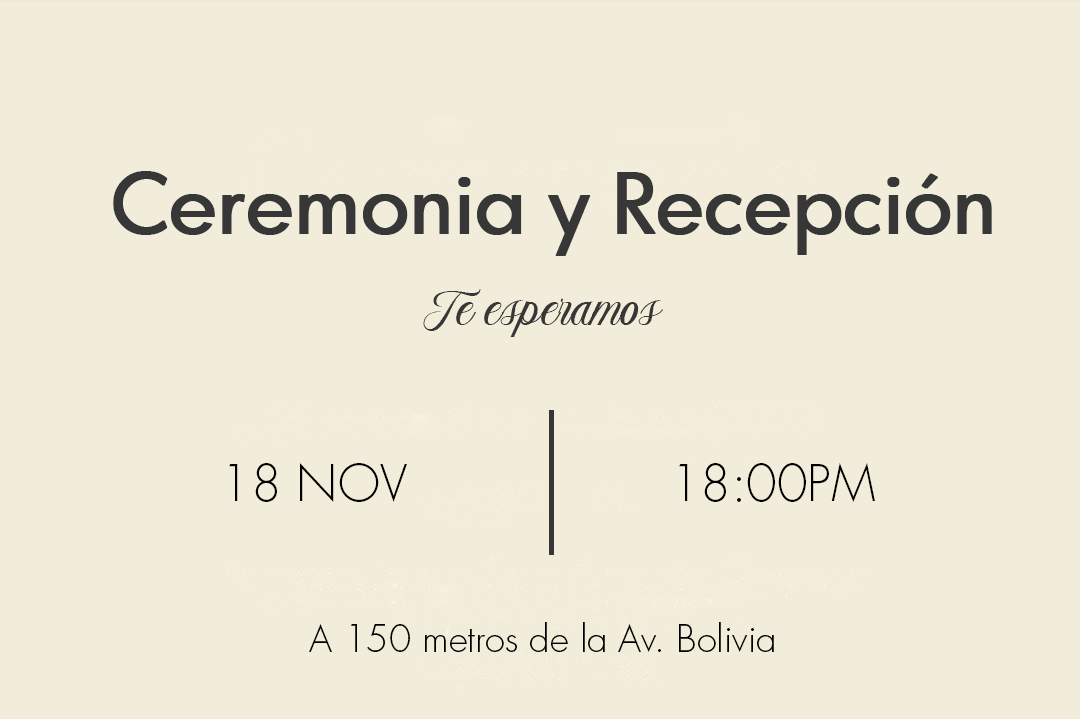
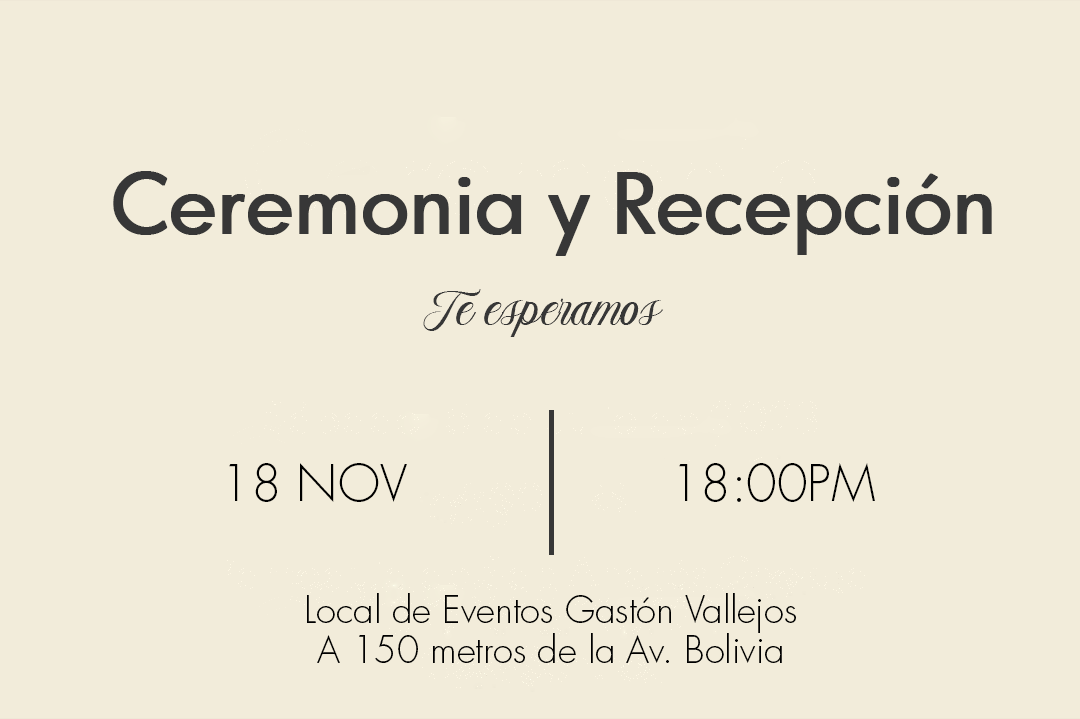
Comparing the layer stacks of the two 1080×719 images. Changes:
renamed "A 150 metros de la Av. Bolivia" to "Local de Eventos Gastón Vallejos A 150 metros de la Av. Bolivia", painted on it over [307, 593, 796, 663]
